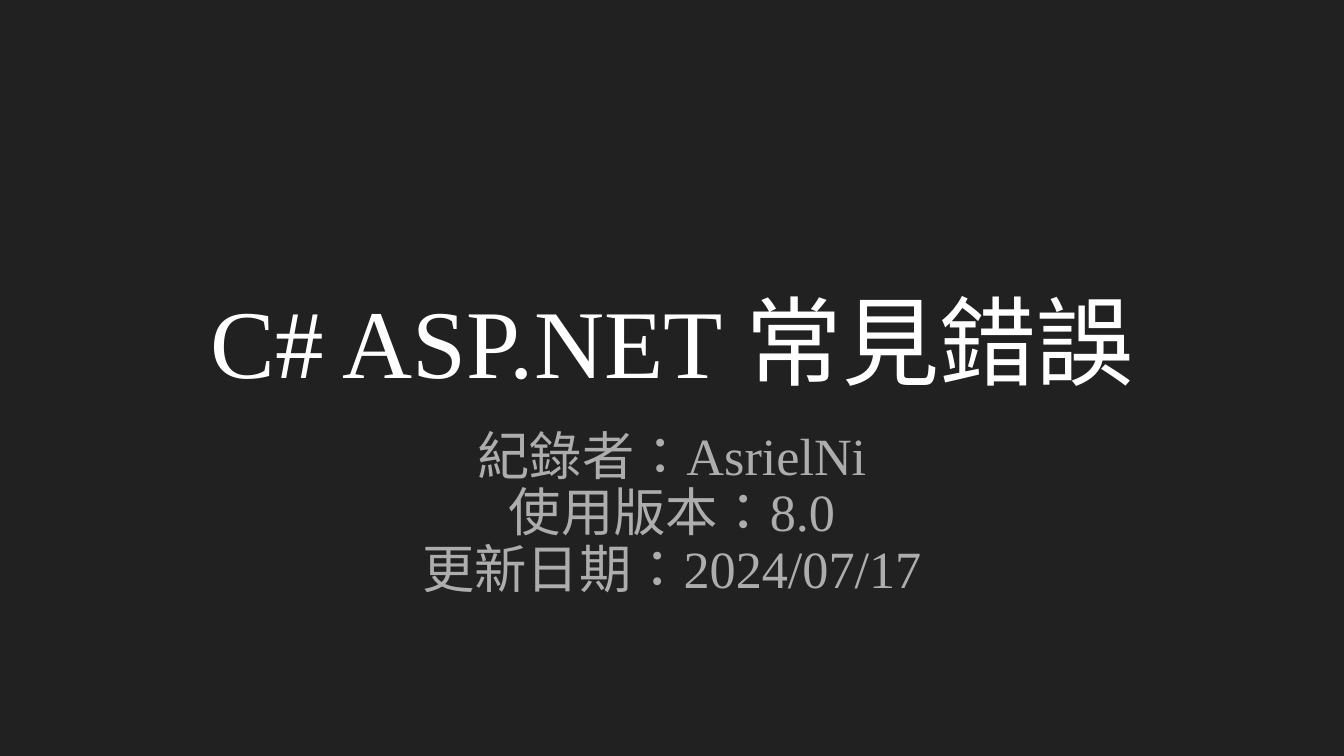
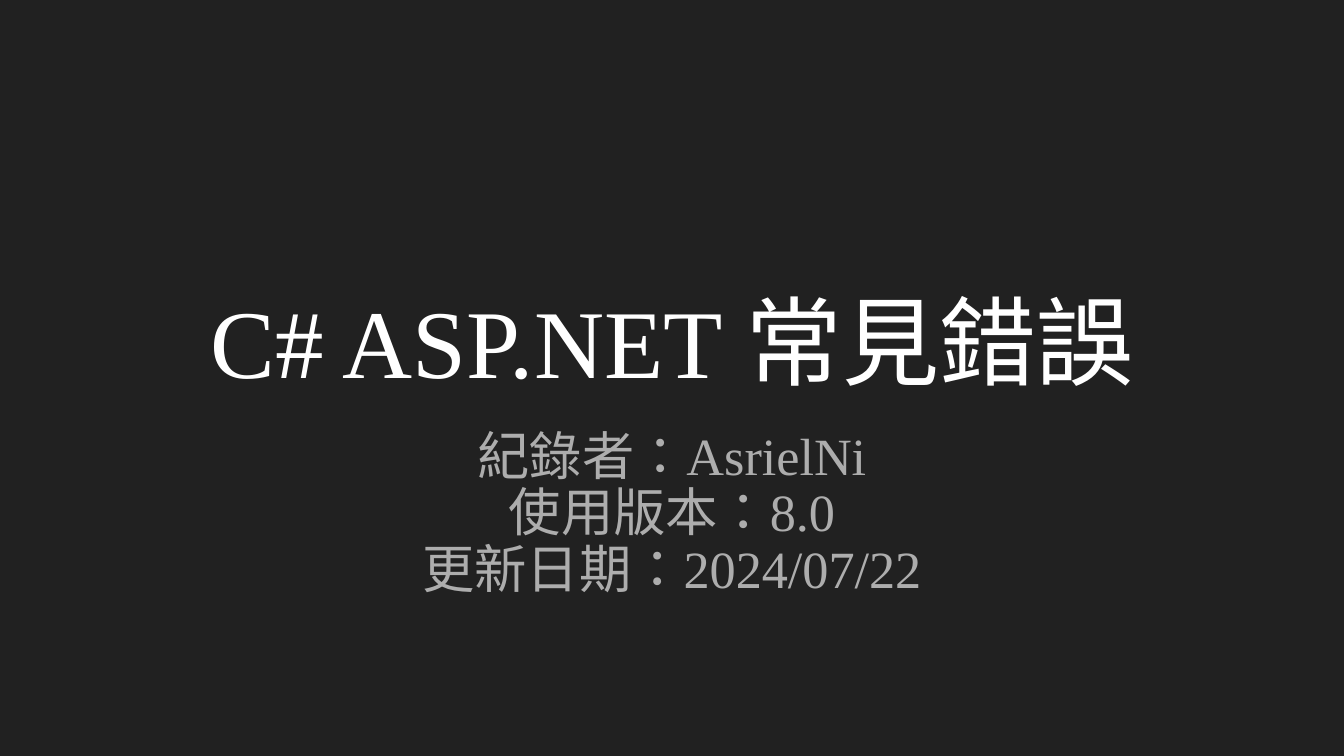
Before and after one commit to AsrielNi/ShopStore, a slide deck: slide 1 of C#_ASP.NET_常見錯誤.pptx. Drawn at 1344x756 pixels with LibreOffice and Linux fonts; fonts in the diff are those of the drawing. Boxes give left, top, right and bottom in pixels: in the first picture for what was removed or moved away, otherwise in the second. Text is boxed around its words. In the diff, an @@ line names an element or a change of style, - is before the commit and + after.

```diff
--- a/C#_ASP.NET_常見錯誤.pptx
+++ b/C#_ASP.NET_常見錯誤.pptx
@@ subtitle at <box>423,534,922,592</box>: text changed @@
-更新日期：2024/07/17
+更新日期：2024/07/22
```
Also in this commit, not shown: 3 slides added, 1 slide removed, 4 other files.
